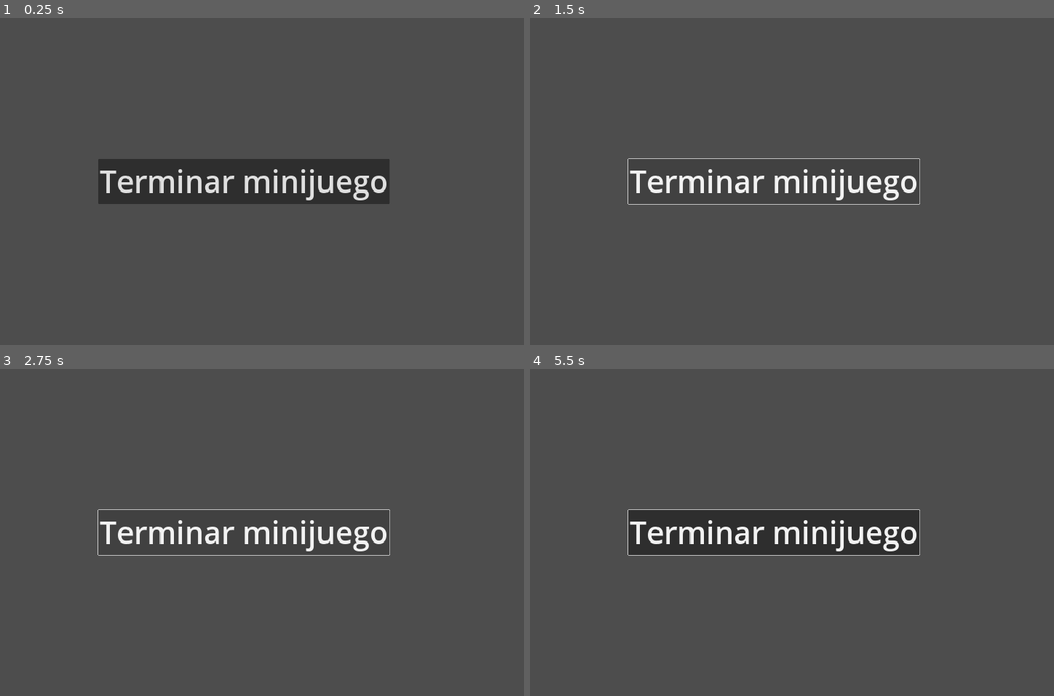
Above: before the commit, frames 1-4 (two rows, left to right).
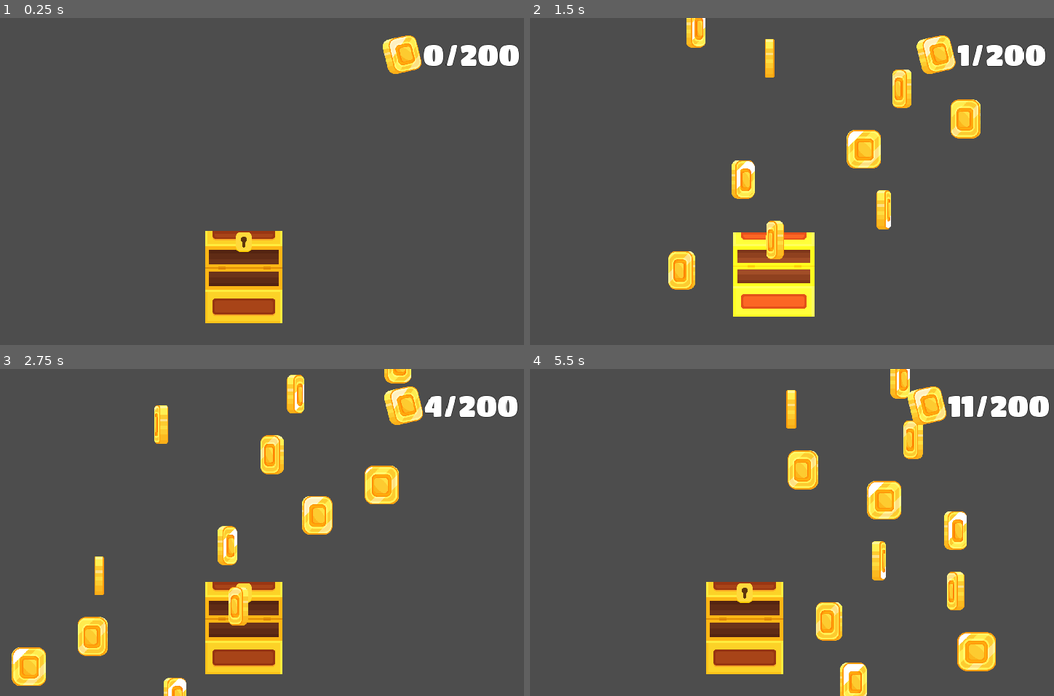
Above: after the commit, the same moments.

Repository: TIC-LPQS-2023B-2024A/hedan-game
Game: Godot game, scene res://src/minigames/coin_collector/coin_collector.tscn
The game is run twice, just before and just after one commit, with the same random seed, the same clock (stepped at 60 frames per second) and the same inputs. This scene is started directly instead of the project's main scene.
Inputs (mouse positions are in pixels of both pictures, inside the frame that each line leads up to):
- Up to frame 1 (0.25 s): no input
- Up to frame 2 (1.5 s): click (776, 181) at 0.5 s, where only the run before the commit has a clickable "Terminar minijuego"; click (776, 181) at 1.25 s, where only the run before the commit has a clickable "Terminar minijuego"
- Up to frame 3 (2.75 s): click (246, 532) at 2 s, where only the run before the commit has a clickable "Terminar minijuego"
- Up to frame 4 (5.5 s): move the mouse to (902, 516) at 2.77 s; move the mouse to (655, 548) at 3.52 s; move the mouse to (833, 460) at 4.27 s; move the mouse to (744, 597) at 5.02 s

The runs differ from the first frame. In frame 1, 13% of the frame differs, in the area x 18-100%, y 5-94%; in frame 2, 11%; in frame 3, 12%; in frame 4, 19%, in the area x 18-100%, y 0-100%.

Commit message:
feat: agrega lógica del minijuego de monedas

Diff:
--- /dev/null
+++ b/src/minigames/coin_collector/chest/chest.gd
@@ -0,0 +1,26 @@
+extends Area2D
+
+class_name Chest
+
+@onready var _animated_sprite: AnimatedSprite2D = $AnimatedSprite2D
+@onready var _animation_player: AnimationPlayer = $AnimationPlayer
+
+signal opened
+signal coin_collected
+
+func _on_animated_sprite_2d_animation_finished():
+    if _animated_sprite.animation == "opening":
+        opened.emit()
+
+func open_chest():
+    _animated_sprite.play("opening")
+
+func _on_body_entered(body: Node2D):
+    if body is Coin:
+        _handle_coin(body)
+        return
+
+func _handle_coin(coin: Coin):
+    _animation_player.play("get_coin")
+    coin.queue_free()
+    coin_collected.emit()
--- /dev/null
+++ b/src/minigames/coin_collector/chest/chest.tscn
@@ -0,0 +1,129 @@
+[gd_scene load_steps=13 format=3 uid="uid://wwqp5n5qc26d"]
+
+[ext_resource type="Script" path="res://src/minigames/coin_collector/chest/chest.gd" id="1_5m2du"]
+[ext_resource type="Texture2D" uid="uid://cyvbdqloq0dm5" path="res://assets/sprites/minigames/coin_collector/chest/1-2x.png" id="2_k5dqx"]
+[ext_resource type="Texture2D" uid="uid://bts2lsrp20uvr" path="res://assets/sprites/minigames/coin_collector/chest/2-2x.png" id="3_bcv5y"]
+[ext_resource type="Texture2D" uid="uid://bi864ajlydoc1" path="res://assets/sprites/minigames/coin_collector/chest/3-2x.png" id="4_ox8y7"]
+[ext_resource type="Texture2D" uid="uid://da0qeshxlixdi" path="res://assets/sprites/minigames/coin_collector/chest/4-2x.png" id="5_ti0o6"]
+[ext_resource type="Texture2D" uid="uid://b8ttin5ujsenq" path="res://assets/sprites/minigames/coin_collector/chest/5-2x.png" id="6_gwimo"]
+[ext_resource type="Texture2D" uid="uid://b2f647bcrcwfm" path="res://assets/sprites/minigames/coin_collector/chest/6-2x.png" id="7_hupi3"]
+
+[sub_resource type="SpriteFrames" id="SpriteFrames_0uhle"]
+animations = [{
+"frames": [{
+"duration": 1.0,
+"texture": ExtResource("2_k5dqx")
+}],
+"loop": false,
+"name": &"default",
+"speed": 0.0
+}, {
+"frames": [{
+"duration": 1.0,
+"texture": ExtResource("2_k5dqx")
+}, {
+"duration": 1.0,
+"texture": ExtResource("3_bcv5y")
+}, {
+"duration": 1.0,
+"texture": ExtResource("4_ox8y7")
+}, {
+"duration": 1.0,
+"texture": ExtResource("5_ti0o6")
+}, {
+"duration": 1.0,
+"texture": ExtResource("6_gwimo")
+}, {
+"duration": 1.0,
+"texture": ExtResource("7_hupi3")
+}],
+"loop": false,
+"name": &"opening",
+"speed": 20.0
+}]
+
+[sub_resource type="RectangleShape2D" id="RectangleShape2D_ubcqe"]
+size = Vector2(227, 43.5)
+
+[sub_resource type="Animation" id="Animation_ib1d1"]
+length = 0.001
+tracks/0/type = "value"
+tracks/0/imported = false
+tracks/0/enabled = true
+tracks/0/path = NodePath(".:modulate")
+tracks/0/interp = 1
+tracks/0/loop_wrap = true
+tracks/0/keys = {
+"times": PackedFloat32Array(0),
+"transitions": PackedFloat32Array(1),
+"update": 0,
+"values": [Color(1, 1, 1, 1)]
+}
+tracks/1/type = "value"
+tracks/1/imported = false
+tracks/1/enabled = true
+tracks/1/path = NodePath(".:scale")
+tracks/1/interp = 1
+tracks/1/loop_wrap = true
+tracks/1/keys = {
+"times": PackedFloat32Array(0),
+"transitions": PackedFloat32Array(1),
+"update": 0,
+"values": [Vector2(1, 1)]
+}
+
+[sub_resource type="Animation" id="Animation_i5nah"]
+resource_name = "get_coin"
+length = 0.40001
+tracks/0/type = "value"
+tracks/0/imported = false
+tracks/0/enabled = true
+tracks/0/path = NodePath(".:modulate")
+tracks/0/interp = 1
+tracks/0/loop_wrap = true
+tracks/0/keys = {
+"times": PackedFloat32Array(0, 0.1, 0.4),
+"transitions": PackedFloat32Array(1, 1, 1),
+"update": 0,
+"values": [Color(1, 1, 1, 1), Color(2, 2, 2, 1), Color(1, 1, 1, 1)]
+}
+tracks/1/type = "value"
+tracks/1/imported = false
+tracks/1/enabled = true
+tracks/1/path = NodePath(".:scale")
+tracks/1/interp = 2
+tracks/1/loop_wrap = true
+tracks/1/keys = {
+"times": PackedFloat32Array(0, 0.1, 0.4),
+"transitions": PackedFloat32Array(1, 1, 1),
+"update": 0,
+"values": [Vector2(1, 1), Vector2(1.1, 0.8), Vector2(1, 1)]
+}
+
+[sub_resource type="AnimationLibrary" id="AnimationLibrary_o6lhg"]
+_data = {
+"RESET": SubResource("Animation_ib1d1"),
+"get_coin": SubResource("Animation_i5nah")
+}
+
+[node name="Chest" type="Area2D"]
+script = ExtResource("1_5m2du")
+
+[node name="AnimatedSprite2D" type="AnimatedSprite2D" parent="."]
+sprite_frames = SubResource("SpriteFrames_0uhle")
+animation = &"opening"
+autoplay = "default"
+frame = 5
+frame_progress = 1.0
+
+[node name="CollisionShape2D" type="CollisionShape2D" parent="."]
+position = Vector2(1, 155.25)
+shape = SubResource("RectangleShape2D_ubcqe")
+
+[node name="AnimationPlayer" type="AnimationPlayer" parent="."]
+libraries = {
+"": SubResource("AnimationLibrary_o6lhg")
+}
+
+[connection signal="body_entered" from="." to="." method="_on_body_entered"]
+[connection signal="animation_finished" from="AnimatedSprite2D" to="." method="_on_animated_sprite_2d_animation_finished"]
--- /dev/null
+++ b/src/minigames/coin_collector/coin/coin.gd
@@ -0,0 +1,8 @@
+extends AnimatableBody2D
+
+class_name Coin
+
+@export var fall_speed: float = 0
+
+func _process(delta):
+    position.y += fall_speed * delta
--- /dev/null
+++ b/src/minigames/coin_collector/coin/coin.tscn
@@ -0,0 +1,91 @@
+[gd_scene load_steps=20 format=3 uid="uid://c4eyfyos227l2"]
+
+[ext_resource type="Script" path="res://src/minigames/coin_collector/coin/coin.gd" id="1_adsnf"]
+[ext_resource type="Texture2D" uid="uid://b5cs5uyxq3b17" path="res://assets/sprites/minigames/coin_collector/coin/image 1.png" id="1_w2wyk"]
+[ext_resource type="Texture2D" uid="uid://djpdx23hmqj45" path="res://assets/sprites/minigames/coin_collector/coin/image 2.png" id="2_aqj28"]
+[ext_resource type="Texture2D" uid="uid://t0n43cmm1op7" path="res://assets/sprites/minigames/coin_collector/coin/image 3.png" id="3_sd34r"]
+[ext_resource type="Texture2D" uid="uid://c4enc2s2el5se" path="res://assets/sprites/minigames/coin_collector/coin/image 4.png" id="4_lyphm"]
+[ext_resource type="Texture2D" uid="uid://iaoov11qxxxm" path="res://assets/sprites/minigames/coin_collector/coin/image 5.png" id="5_sjtoh"]
+[ext_resource type="Texture2D" uid="uid://d2cc6euiaa2ct" path="res://assets/sprites/minigames/coin_collector/coin/image 6.png" id="6_2vek4"]
+[ext_resource type="Texture2D" uid="uid://cb7dhkjhpt64i" path="res://assets/sprites/minigames/coin_collector/coin/image 7.png" id="7_x0620"]
+[ext_resource type="Texture2D" uid="uid://cr4dfqcolv8hx" path="res://assets/sprites/minigames/coin_collector/coin/image 8.png" id="8_0rv3l"]
+[ext_resource type="Texture2D" uid="uid://b33sl8wsl1jpi" path="res://assets/sprites/minigames/coin_collector/coin/image 9.png" id="9_kmord"]
+[ext_resource type="Texture2D" uid="uid://c6dl47b00ci7u" path="res://assets/sprites/minigames/coin_collector/coin/image 10.png" id="10_54lvn"]
+[ext_resource type="Texture2D" uid="uid://bxomoepi0j346" path="res://assets/sprites/minigames/coin_collector/coin/image 11.png" id="11_emjj5"]
+[ext_resource type="Texture2D" uid="uid://7cj0yjmm315j" path="res://assets/sprites/minigames/coin_collector/coin/image 12.png" id="12_ljcgj"]
+[ext_resource type="Texture2D" uid="uid://5pa3i6kv5j34" path="res://assets/sprites/minigames/coin_collector/coin/image 13.png" id="13_0cy5t"]
+[ext_resource type="Texture2D" uid="uid://7uo21t3085o0" path="res://assets/sprites/minigames/coin_collector/coin/image 14.png" id="14_6ny2v"]
+[ext_resource type="Texture2D" uid="uid://chldae7fxx7t" path="res://assets/sprites/minigames/coin_collector/coin/image 15.png" id="15_ofqi6"]
+[ext_resource type="Texture2D" uid="uid://cqacb63o0rd0l" path="res://assets/sprites/minigames/coin_collector/coin/image 16.png" id="16_83xjb"]
+
+[sub_resource type="SpriteFrames" id="SpriteFrames_vttj0"]
+animations = [{
+"frames": [{
+"duration": 1.0,
+"texture": ExtResource("1_w2wyk")
+}, {
+"duration": 1.0,
+"texture": ExtResource("2_aqj28")
+}, {
+"duration": 1.0,
+"texture": ExtResource("3_sd34r")
+}, {
+"duration": 1.0,
+"texture": ExtResource("4_lyphm")
+}, {
+"duration": 1.0,
+"texture": ExtResource("5_sjtoh")
+}, {
+"duration": 1.0,
+"texture": ExtResource("6_2vek4")
+}, {
+"duration": 1.0,
+"texture": ExtResource("7_x0620")
+}, {
+"duration": 1.0,
+"texture": ExtResource("8_0rv3l")
+}, {
+"duration": 1.0,
+"texture": ExtResource("9_kmord")
+}, {
+"duration": 1.0,
+"texture": ExtResource("10_54lvn")
+}, {
+"duration": 1.0,
+"texture": ExtResource("11_emjj5")
+}, {
+"duration": 1.0,
+"texture": ExtResource("12_ljcgj")
+}, {
+"duration": 1.0,
+"texture": ExtResource("13_0cy5t")
+}, {
+"duration": 1.0,
+"texture": ExtResource("14_6ny2v")
+}, {
+"duration": 1.0,
+"texture": ExtResource("15_ofqi6")
+}, {
+"duration": 1.0,
+"texture": ExtResource("16_83xjb")
+}],
+"loop": true,
+"name": &"idle",
+"speed": 30.0
+}]
+
+[sub_resource type="RectangleShape2D" id="RectangleShape2D_3sjrg"]
+size = Vector2(96, 34)
+
+[node name="Coin" type="AnimatableBody2D"]
+sync_to_physics = false
+script = ExtResource("1_adsnf")
+
+[node name="AnimatedSprite2D" type="AnimatedSprite2D" parent="."]
+sprite_frames = SubResource("SpriteFrames_vttj0")
+animation = &"idle"
+autoplay = "idle"
+
+[node name="CollisionShape2D" type="CollisionShape2D" parent="."]
+position = Vector2(0, 48)
+shape = SubResource("RectangleShape2D_3sjrg")
--- /dev/null
+++ b/src/minigames/coin_collector/coin/coin_death_zone.gd
@@ -0,0 +1,9 @@
+extends Area2D
+
+func _on_body_entered(body: Node2D):
+    if body is Coin:
+        _handle_coin_death_zone(body)
+        return
+
+func _handle_coin_death_zone(coin: Coin):
+    coin.queue_free()
--- /dev/null
+++ b/src/minigames/coin_collector/coin/coin_death_zone.tscn
@@ -0,0 +1,16 @@
+[gd_scene load_steps=3 format=3 uid="uid://c0hc25unlr6j4"]
+
+[ext_resource type="Script" path="res://src/minigames/coin_collector/coin/coin_death_zone.gd" id="1_74a80"]
+
+[sub_resource type="SegmentShape2D" id="SegmentShape2D_mnlh1"]
+a = Vector2(-1500, 0)
+b = Vector2(1500, 0)
+
+[node name="CoinDeathZone" type="Area2D"]
+script = ExtResource("1_74a80")
+
+[node name="CollisionShape2D" type="CollisionShape2D" parent="."]
+shape = SubResource("SegmentShape2D_mnlh1")
+debug_color = Color(0.999138, 0.0238237, 3.85046e-07, 0.42)
+
+[connection signal="body_entered" from="." to="." method="_on_body_entered"]
--- /dev/null
+++ b/src/minigames/coin_collector/coin/coin_generator.gd
@@ -0,0 +1,30 @@
+extends Node2D
+
+class_name CoinGenerator
+
+@onready var _coin_scene: PackedScene = preload ("res://src/minigames/coin_collector/coin/coin.tscn")
+@export var min_distance_between_coins = 0.0
+@export var max_distance_between_coins = 0.0
+@export var coin_fall_speed = 0.0
+var _past_coin_position_x: float = 0.0
+
+func _ready() -> void:
+    _past_coin_position_x = randf_range(200, get_viewport_rect().size.x - 200)
+
+func _on_timer_timeout() -> void:
+    var coin: Coin = _coin_scene.instantiate()
+    var left_or_right = -1 if randi_range(0, 1) % 2 == 0 else 1
+    var position_on_x = _past_coin_position_x + (left_or_right * randf_range(min_distance_between_coins, max_distance_between_coins))
+
+    if position_on_x < 200 or position_on_x > get_viewport_rect().size.x - 200:
+        position_on_x = (2 * _past_coin_position_x) - position_on_x
+
+    position_on_x = clamp(position_on_x, 200, get_viewport_rect().size.x - 200)
+
+    _past_coin_position_x = position_on_x
+    coin.position = Vector2(position_on_x, -150)
+    coin.fall_speed = coin_fall_speed
+    add_child(coin)
+
+func start_coins_spawn() -> void:
+    $Timer.start()
--- /dev/null
+++ b/src/minigames/coin_collector/coin/coin_generator.tscn
@@ -0,0 +1,11 @@
+[gd_scene load_steps=2 format=3 uid="uid://d25fo7qwqtwyy"]
+
+[ext_resource type="Script" path="res://src/minigames/coin_collector/coin/coin_generator.gd" id="1_elkli"]
+
+[node name="CoinGenerator" type="Node2D"]
+script = ExtResource("1_elkli")
+
+[node name="Timer" type="Timer" parent="."]
+wait_time = 0.1
+
+[connection signal="timeout" from="Timer" to="." method="_on_timer_timeout"]
--- a/src/minigames/coin_collector/coin_collector.gd
+++ b/src/minigames/coin_collector/coin_collector.gd
@@ -1,4 +1,15 @@
 extends Minigame
 
-func _on_button_pressed():
+@onready var _score_label: Label = $ScoreContainer/Score
+@onready var _total_label: Label = $ScoreContainer/Total
+@onready var _coin_collector_main_2d: CoinCollectorMain2D = $CoinCollectorMain2D
+
+func _ready():
+	_total_label.text = "%d" % _coin_collector_main_2d.coins_to_collect
+	_score_label.text = "%d" % 0
+
+func _on_coin_collector_main_2d_all_coins_collected():
 	minigame_ended.emit()
+
+func _on_coin_collector_main_2d_score_updated(score:int):
+	_score_label.text = "%d" % (score)
--- a/src/minigames/coin_collector/coin_collector.tscn
+++ b/src/minigames/coin_collector/coin_collector.tscn
@@ -1,6 +1,12 @@
-[gd_scene load_steps=2 format=3 uid="uid://qk8xptuptt5"]
+[gd_scene load_steps=8 format=3 uid="uid://qk8xptuptt5"]
 
 [ext_resource type="Script" path="res://src/minigames/coin_collector/coin_collector.gd" id="1_kiyuw"]
+[ext_resource type="Script" path="res://src/minigames/coin_collector/coin_collector_main_2d.gd" id="2_cbthj"]
+[ext_resource type="Texture2D" uid="uid://ta22cm1qwmti" path="res://assets/sprites/minigames/coin_collector/coin/Coin.png" id="2_x7kca"]
+[ext_resource type="FontFile" uid="uid://4y22whsnw4fa" path="res://assets/fonts/TitanOne-Regular.ttf" id="3_56uvx"]
+[ext_resource type="PackedScene" uid="uid://wwqp5n5qc26d" path="res://src/minigames/coin_collector/chest/chest.tscn" id="3_ricw4"]
+[ext_resource type="PackedScene" uid="uid://d25fo7qwqtwyy" path="res://src/minigames/coin_collector/coin/coin_generator.tscn" id="4_imet3"]
+[ext_resource type="PackedScene" uid="uid://c0hc25unlr6j4" path="res://src/minigames/coin_collector/coin/coin_death_zone.tscn" id="5_mi0cs"]
 
 [node name="CoinCollector" type="Control"]
 layout_mode = 3
@@ -11,20 +17,68 @@
 grow_vertical = 2
 script = ExtResource("1_kiyuw")
 
-[node name="Button" type="Button" parent="."]
+[node name="CoinCollectorMain2D" type="Node2D" parent="."]
+script = ExtResource("2_cbthj")
+coins_to_collect = 200
+
+[node name="Chest" parent="CoinCollectorMain2D" instance=ExtResource("3_ricw4")]
+position = Vector2(920, 752)
+
+[node name="CoinGenerator" parent="CoinCollectorMain2D" instance=ExtResource("4_imet3")]
+min_distance_between_coins = 200.0
+max_distance_between_coins = 500.0
+coin_fall_speed = 1000.0
+
+[node name="CoinDeathZone" parent="CoinCollectorMain2D" instance=ExtResource("5_mi0cs")]
+position = Vector2(1050, 1479)
+
+[node name="ScoreContainer" type="HBoxContainer" parent="."]
 layout_mode = 1
-anchors_preset = 8
-anchor_left = 0.5
-anchor_top = 0.5
-anchor_right = 0.5
-anchor_bottom = 0.5
-offset_left = -4.0
-offset_top = -4.0
-offset_right = 4.0
-offset_bottom = 4.0
-grow_horizontal = 2
-grow_vertical = 2
-theme_override_font_sizes/font_size = 100
-text = "Terminar minijuego"
+anchors_preset = 1
+anchor_left = 1.0
+anchor_right = 1.0
+offset_left = -501.0
+offset_top = 57.0
+offset_right = -49.0
+offset_bottom = 185.0
+grow_horizontal = 0
+theme_override_constants/separation = 5
+alignment = 1
 
-[connection signal="pressed" from="Button" to="." method="_on_button_pressed"]
+[node name="TextureRect" type="TextureRect" parent="ScoreContainer"]
+layout_mode = 2
+texture = ExtResource("2_x7kca")
+
+[node name="Score" type="Label" parent="ScoreContainer"]
+layout_mode = 2
+theme_override_colors/font_color = Color(1, 1, 1, 1)
+theme_override_colors/font_outline_color = Color(0, 0, 0, 1)
+theme_override_constants/outline_size = 5
+theme_override_fonts/font = ExtResource("3_56uvx")
+theme_override_font_sizes/font_size = 96
+text = "0"
+horizontal_alignment = 2
+
+[node name="Slash" type="Label" parent="ScoreContainer"]
+layout_mode = 2
+theme_override_colors/font_color = Color(1, 1, 1, 1)
+theme_override_colors/font_outline_color = Color(0, 0, 0, 1)
+theme_override_constants/outline_size = 5
+theme_override_fonts/font = ExtResource("3_56uvx")
+theme_override_font_sizes/font_size = 96
+text = "/"
+horizontal_alignment = 1
+
+[node name="Total" type="Label" parent="ScoreContainer"]
+layout_mode = 2
+theme_override_colors/font_color = Color(1, 1, 1, 1)
+theme_override_colors/font_outline_color = Color(0, 0, 0, 1)
+theme_override_constants/outline_size = 5
+theme_override_fonts/font = ExtResource("3_56uvx")
+theme_override_font_sizes/font_size = 96
+text = "0
+"
+
+[connection signal="all_coins_collected" from="CoinCollectorMain2D" to="." method="_on_coin_collector_main_2d_all_coins_collected"]
+[connection signal="score_updated" from="CoinCollectorMain2D" to="." method="_on_coin_collector_main_2d_score_updated"]
+[connection signal="opened" from="CoinCollectorMain2D/Chest" to="CoinCollectorMain2D" method="_on_chest_opened"]
--- /dev/null
+++ b/src/minigames/coin_collector/coin_collector_main_2d.gd
@@ -0,0 +1,35 @@
+extends Node2D
+
+class_name CoinCollectorMain2D
+
+@onready var _chest: Chest = $Chest
+@onready var _coin_generator: CoinGenerator = $CoinGenerator
+@export var coins_to_collect: int = 0
+var _score = 0
+
+signal all_coins_collected
+signal score_updated(score: int)
+
+func _ready():
+    _chest.coin_collected.connect(_on_chest_coin_collected)
+    _chest.position.x = get_viewport().get_mouse_position().x
+    _chest.open_chest()
+
+func _process(_delta):
+    _chest.position.x = clamp(
+        get_viewport().get_mouse_position().x,
+        128.0,
+        get_viewport_rect().size.x - (128)
+    )
+
+
+func _on_chest_opened():
+    _coin_generator.start_coins_spawn()
+
+func _on_chest_coin_collected():
+    if _score == coins_to_collect:
+        all_coins_collected.emit()
+        return
+
+    _score += 1
+    score_updated.emit(_score)
--- a/src/questionnaire/answer_options/answer_options_container.tscn
+++ b/src/questionnaire/answer_options/answer_options_container.tscn
@@ -14,8 +14,10 @@
 script = ExtResource("1_f20xx")
 
 [node name="YesOption" parent="." instance=ExtResource("2_2k670")]
+z_index = 1
 layout_mode = 2
 
 [node name="NoOption" parent="." instance=ExtResource("2_2k670")]
+z_index = 1
 layout_mode = 2
 texture_normal = ExtResource("6_u4d6t")
--- a/src/questionnaire/minigame_start_message_container/minigame_start_message_container.tscn
+++ b/src/questionnaire/minigame_start_message_container/minigame_start_message_container.tscn
@@ -24,6 +24,7 @@
 }
 
 [node name="MinigameStartMessageContainer" type="VBoxContainer"]
+z_index = 10
 anchors_preset = 15
 anchor_right = 1.0
 anchor_bottom = 1.0
--- a/src/questionnaire/questionnaire.tscn
+++ b/src/questionnaire/questionnaire.tscn
@@ -23,7 +23,6 @@
 script = ExtResource("1_lyaks")
 
 [node name="Background" type="TextureRect" parent="."]
-z_index = -1
 layout_mode = 1
 anchors_preset = -1
 anchor_right = 1.0
Binary file added: assets/sprites/minigames/coin_collector/chest/1-2x.png
Not shown, added: assets/sprites/minigames/coin_collector/chest/1-2x.png.import
Binary file added: assets/sprites/minigames/coin_collector/chest/2-2x.png
Not shown, added: assets/sprites/minigames/coin_collector/chest/2-2x.png.import
Binary file added: assets/sprites/minigames/coin_collector/chest/3-2x.png
Not shown, added: assets/sprites/minigames/coin_collector/chest/3-2x.png.import
Binary file added: assets/sprites/minigames/coin_collector/chest/4-2x.png
Not shown, added: assets/sprites/minigames/coin_collector/chest/4-2x.png.import
Binary file added: assets/sprites/minigames/coin_collector/chest/5-2x.png
Not shown, added: assets/sprites/minigames/coin_collector/chest/5-2x.png.import
Binary file added: assets/sprites/minigames/coin_collector/chest/6-2x.png
Not shown, added: assets/sprites/minigames/coin_collector/chest/6-2x.png.import
(and 34 more such lines)
